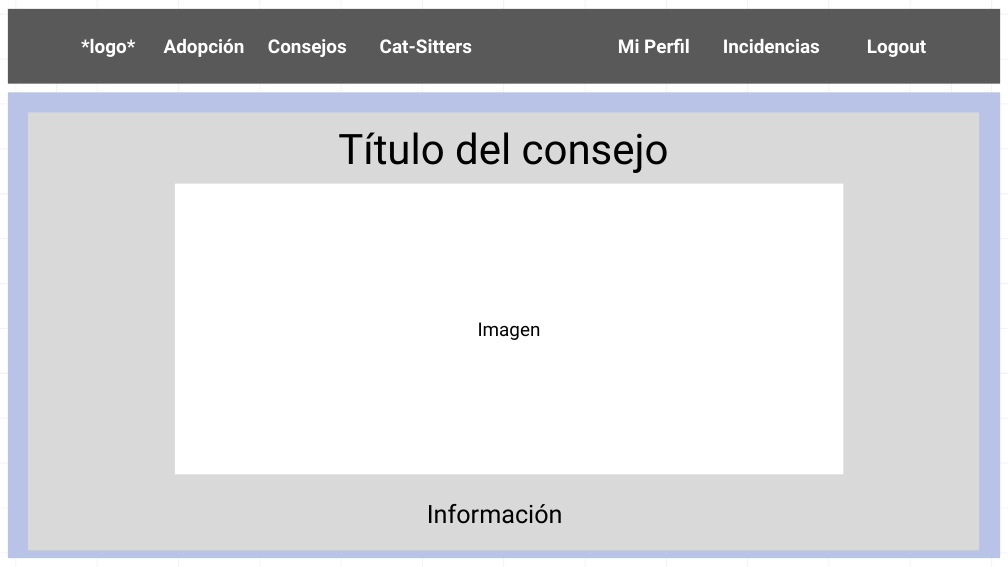
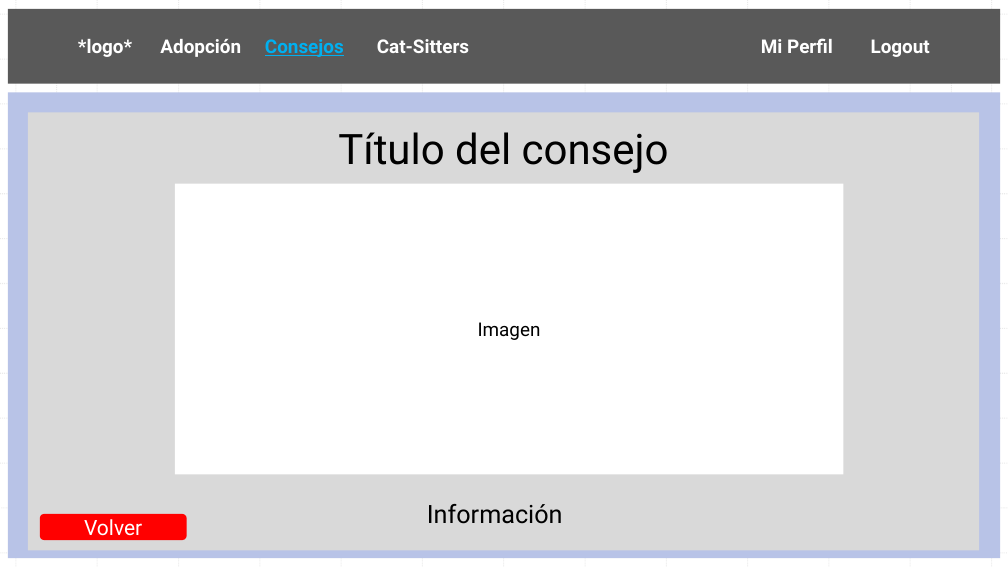
Before and after one commit to AndresIturria/Cat-Attack, a slide deck: slide 6 of Docs/wireframe cat-attack.pptx (slide 5 before the commit). Drawn at 1008x567 pixels with LibreOffice and Linux fonts; fonts in the diff are those of the drawing. Boxes give left, top, right and bottom in pixels: in the first picture for what was removed or moved away, otherwise in the second. Text is boxed around its words. In the diff, an @@ line names an element or a change of style, - is before the commit and + after.

```diff
--- a/Docs/wireframe cat-attack.pptx
+++ b/Docs/wireframe cat-attack.pptx
@@ text in rectangle at bbox=[78, 38, 930, 57]: text changed @@
-*logo* Adopción Consejos Cat-Sitters Mi Perfil Incidencias Logout
+*logo* Adopción Consejos Cat-Sitters Mi Perfil Logout
@@ rounded rectangle added at bbox=[40, 514, 187, 541], fill #FF0000, 20 pt, text #FFFFFF @@
+Volver
```
Also in this commit, not shown: 4 other slides changed, 5 slides added, 1 other file.
